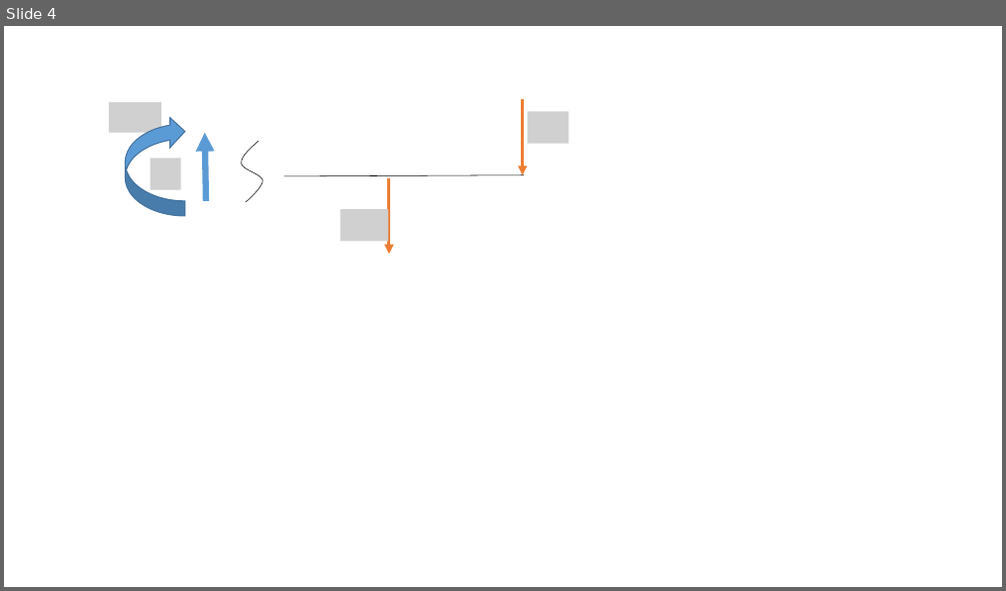
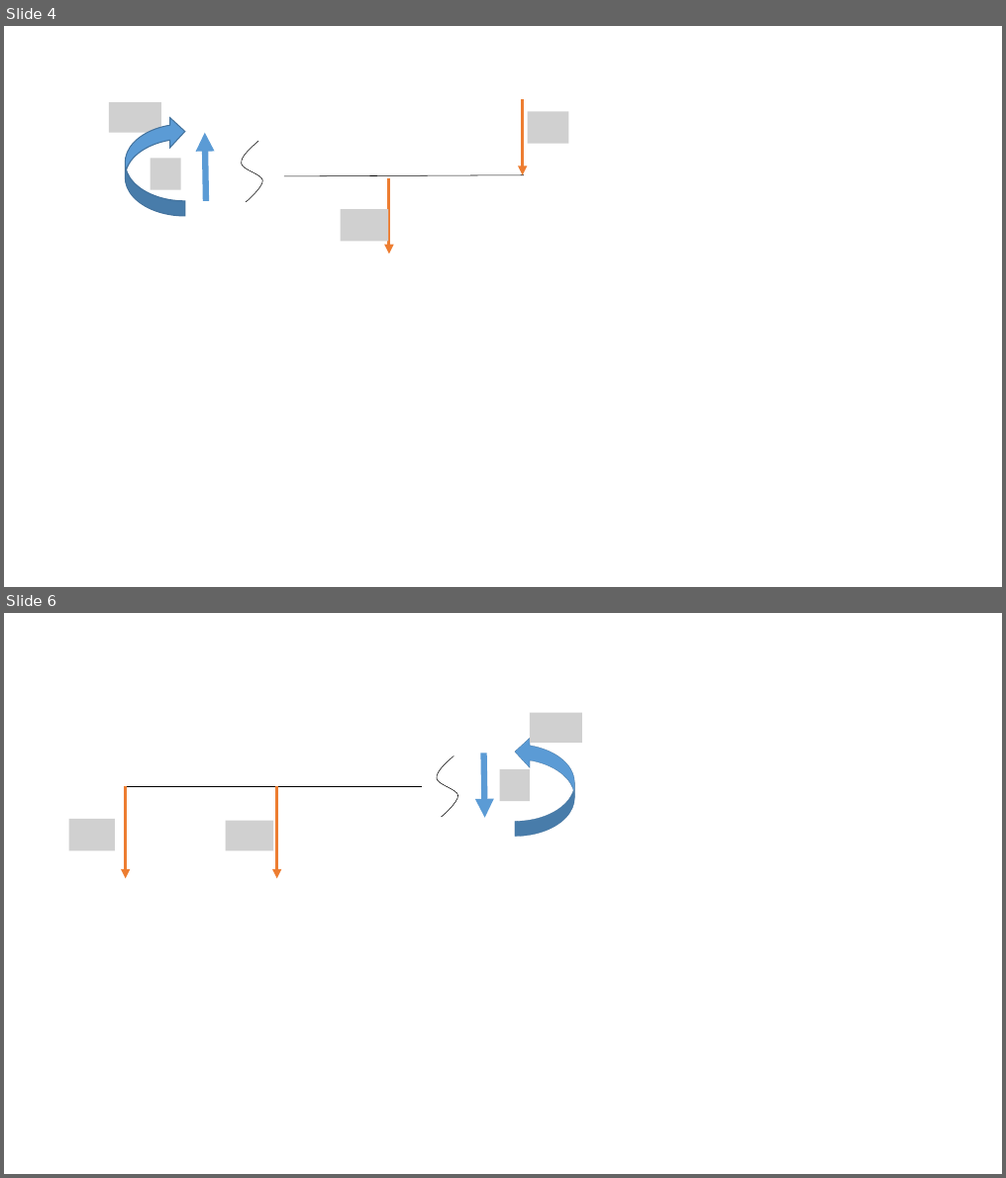
Before and after one commit to MattdewT/KE3, a slide deck: Kräfte.pptx. Shown one above the other, each under a label of ours: slide 4 before the commit, slides 4 and 6 after it; the slides between them are not shown. The pictures are 1006x591 and 1006x1178 pixels, drawn with LibreOffice and Linux fonts; fonts in the diff are those of the drawing; grey boxes stand for pictures. Boxes give left, top, right and bottom in pixels: in the first picture for what was removed or moved away, otherwise in the second. Text is boxed around its words. In the diff, an @@ line names an element or a change of style, - is before the commit and + after.

```diff
--- a/Kräfte.pptx
+++ b/Kräfte.pptx
@@ slide 6 added at [4, 613, 1002, 1174], background #FFFFFF @@
@@ picture added at [530, 713, 582, 743] @@
@@ freeform shape added at [437, 756, 458, 817], outline #000000 0.5 pt @@
@@ arrow added from (484, 753) to (484, 817), #5B9BD5 6 pt @@
@@ curved right arrow added at [515, 737, 574, 836], fill #5B9BD5, outline #43739E 0.25 pt @@
@@ line added from (125, 786) to (422, 786), #000000 0.5 pt @@
@@ arrow added from (126, 786) to (126, 878), #ED7D31 3 pt @@
@@ arrow added from (277, 786) to (277, 878), #ED7D31 3 pt @@
@@ picture added at [500, 769, 530, 802] @@
@@ picture added at [69, 819, 115, 851] @@
@@ picture added at [226, 820, 273, 851] @@
```
Also in this commit, not shown: 3 other slides added, 2 other files.
